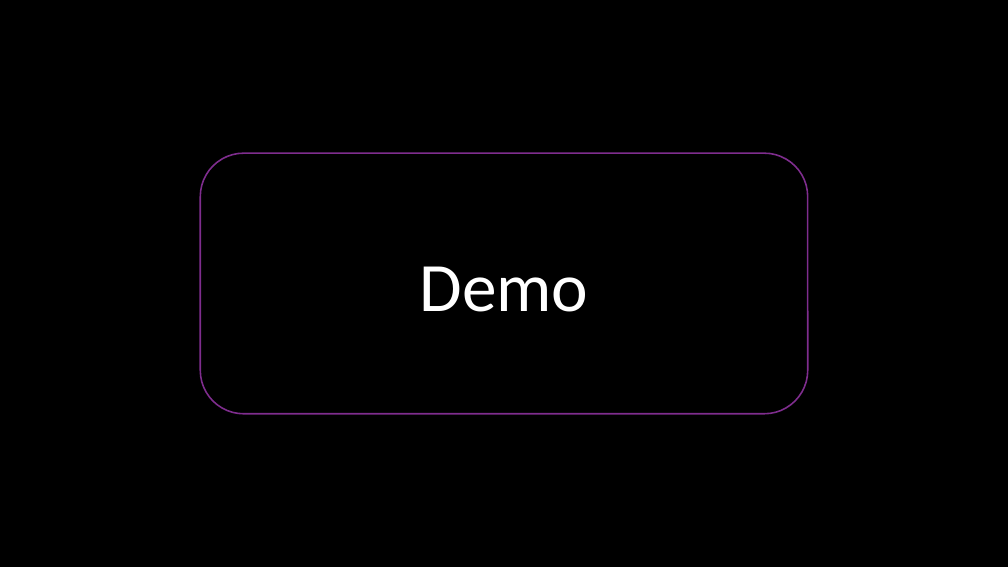
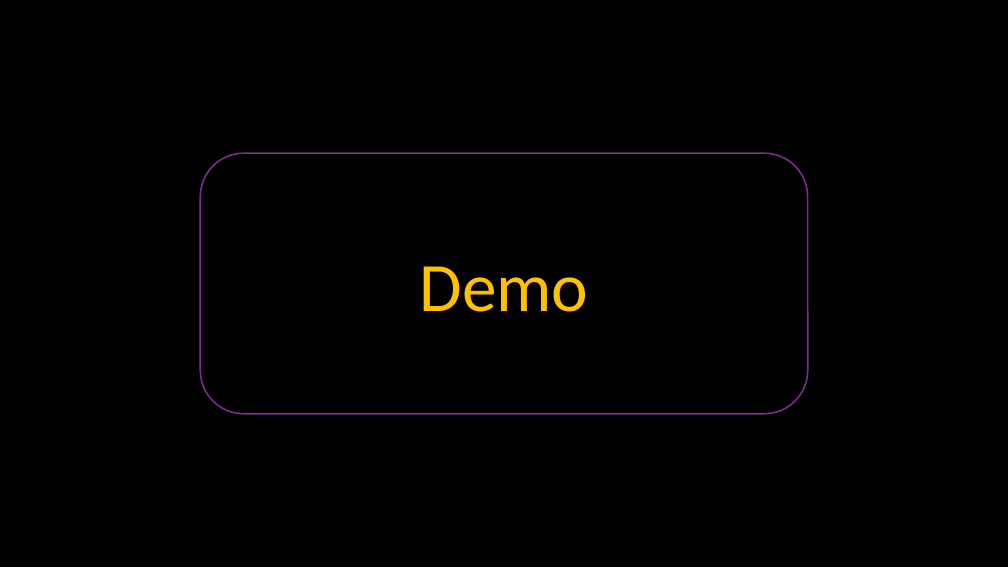
Before and after one commit to shriparna/us-mortality-stats, a slide deck: slide 3 of Presentation/project_03_group_04.pptx. Drawn at 1008x567 pixels with LibreOffice and Linux fonts; fonts in the diff are those of the drawing; background and template pictures are left out. Boxes give left, top, right and bottom in pixels: in the first picture for what was removed or moved away, otherwise in the second. Text is boxed around its words. In the diff, an @@ line names an element or a change of style, - is before the commit and + after.

```diff
--- a/Presentation/project_03_group_04.pptx
+++ b/Presentation/project_03_group_04.pptx
@@ rounded rectangle "Demo" at [200,154,808,414]: text colour #FFFFFF to #FFC000 @@
```
Also in this commit, not shown: 4 other slides changed, 1 other file.
